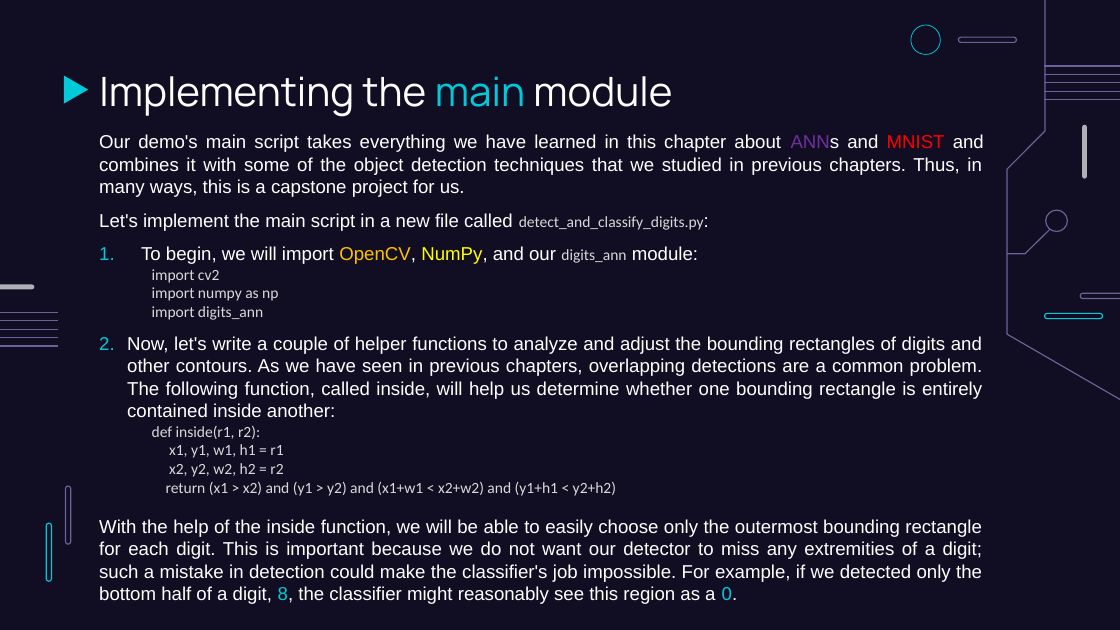
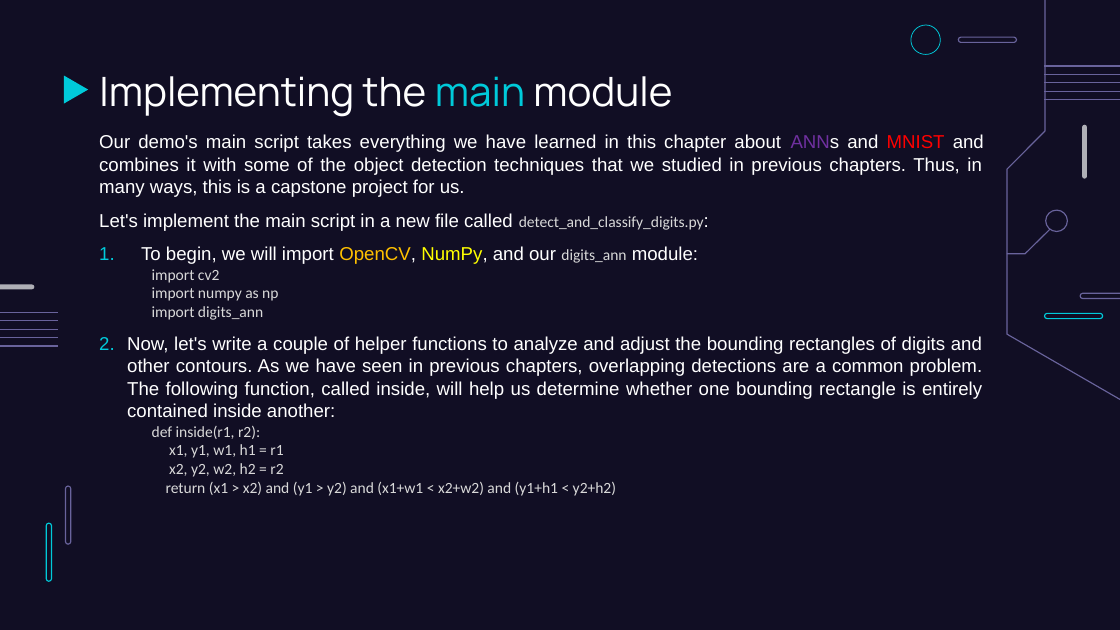
Before and after one commit to MrMrProgrammer/ANN-presentation, a slide deck: slide 40 of ANN.pptx. Drawn at 1120x630 pixels with LibreOffice and Linux fonts; fonts in the diff are those of the drawing. Boxes give left, top, right and bottom in pixels: in the first picture for what was removed or moved away, otherwise in the second. Text is boxed around its words. In the diff, an @@ line names an element or a change of style, - is before the commit and + after.

```diff
--- a/ANN.pptx
+++ b/ANN.pptx
@@ text at (99,519,982,604): paragraph removed @@
-With the help of the inside function, we will be able to easily choose only the outermost bounding rectangle for each digit. This is important because we do not want our detector to miss any extremities of a digit; such a mistake in detection could make the classifier's job impossible. For example, if we detected only the bottom half of a digit, 8, the classifier might reasonably see this region as a 0.
```
Also in this commit, not shown: 4 other slides changed, 1 other file.
